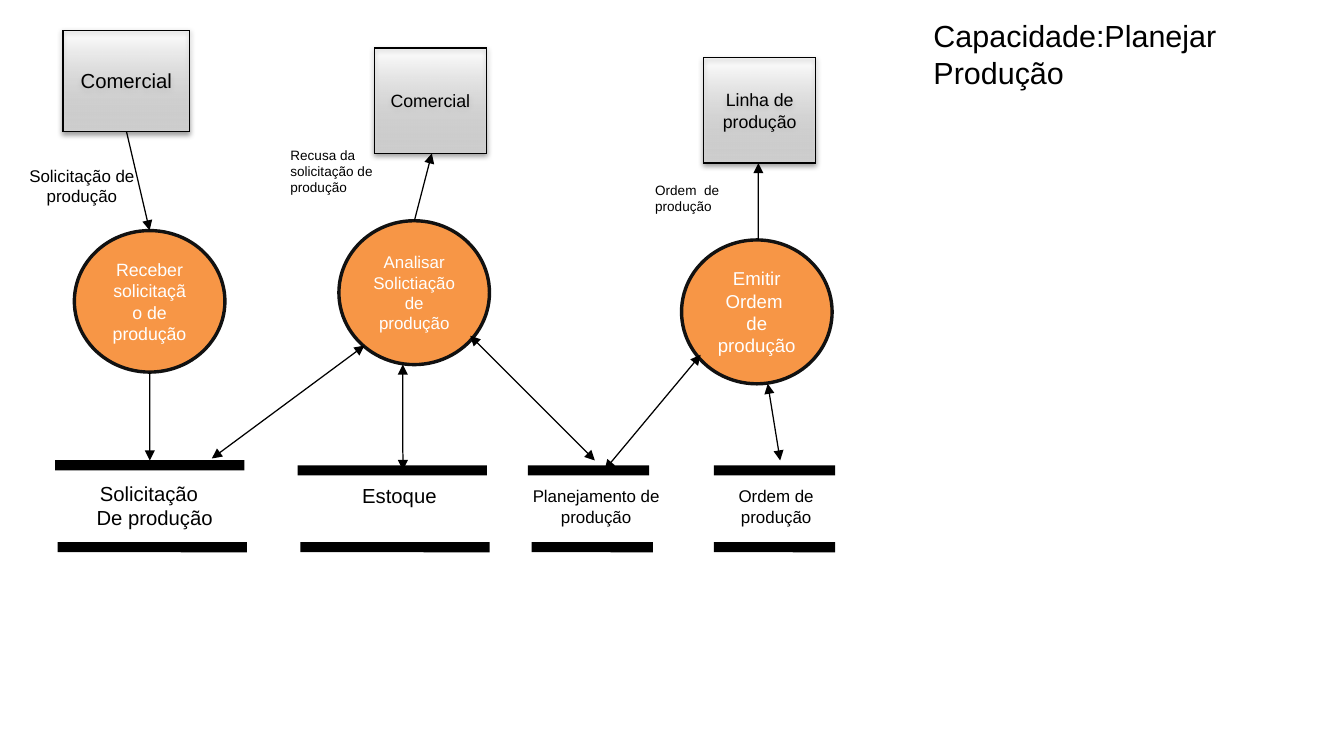
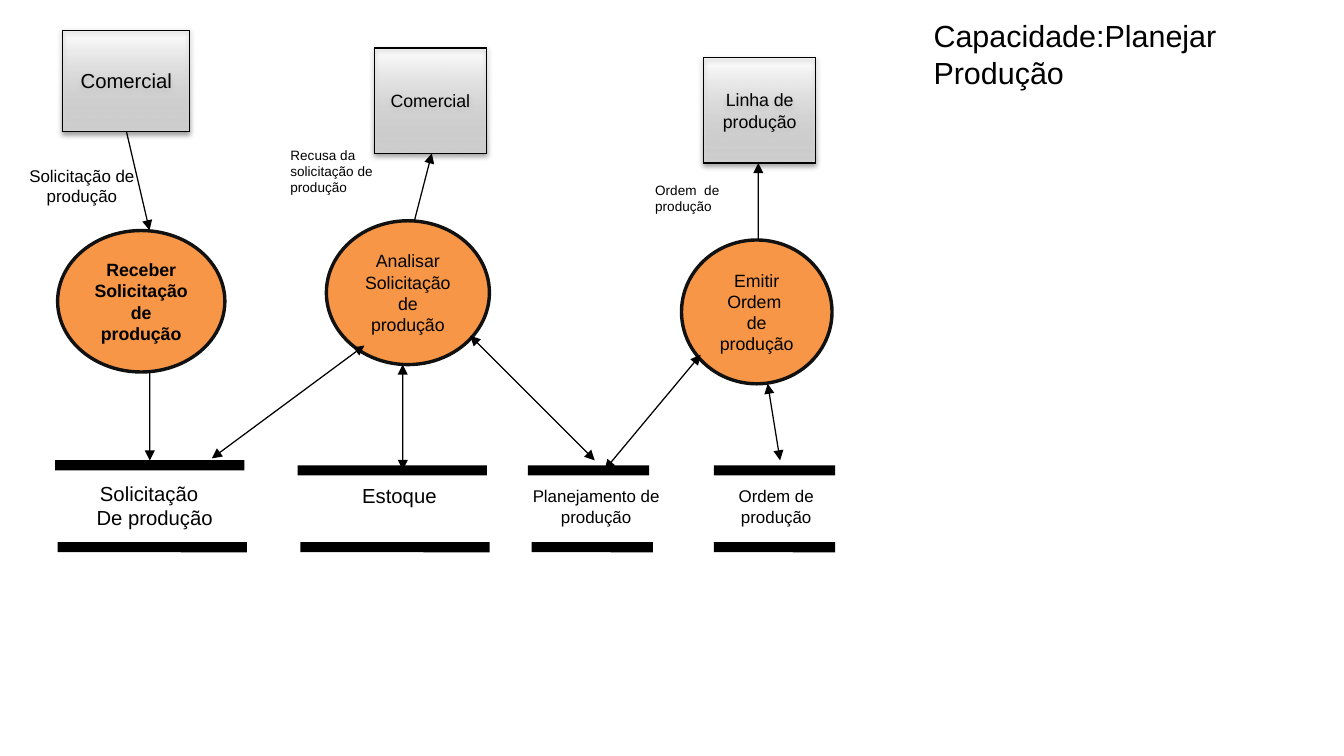
Before and after one commit to lmoraesImpacta/OPE, a slide deck: slide 1 of Artefatos/16-DFD Essencial para cada capacidade.pptx. Drawn at 1344x756 pixels with LibreOffice and Linux fonts; fonts in the diff are those of the drawing. Boxes give left, top, right and bottom in pixels: in the first picture for what was removed or moved away, otherwise in the second. Text is boxed around its words. In the diff, an @@ line names an element or a change of style, - is before the commit and + after.

```diff
--- a/Artefatos/16-DFD Essencial para cada capacidade.pptx
+++ b/Artefatos/16-DFD Essencial para cada capacidade.pptx
@@ ellipse "Receber Solicitação de produção": place and size @@
-ellipse "Receber Solicitação de produção" at [74,231,226,372]
+ellipse "Receber Solicitação de produção" at [57,231,224,372]
@@ ellipse "Analisar Solicitação de produção": place and size @@
-ellipse "Analisar Solicitação de produção" at [339,221,490,365]
+ellipse "Analisar Solicitação de produção" at [327,221,490,365]
@@ text in ellipse at [95,263,188,344]: text changed; text colour #FFFFFF to #000000; bold on @@
-Receber solicitação de produção
+Receber Solicitação de produção
@@ text in ellipse at [365,254,450,335]: text changed; size 10 to 10.5 pt; text colour #FFFFFF to #000000 @@
-Analisar Solictiação de produção
+Analisar Solicitação de produção
@@ ellipse "Emitir Ordem de produção" at [682,240,832,384]: size 11 to 10.5 pt, text colour #FFFFFF to #000000 @@
@@ freeform shape at [402,365,402,470]: outline redrawn @@
```
Also in this commit, not shown: 6 other slides changed, 3 other files.
